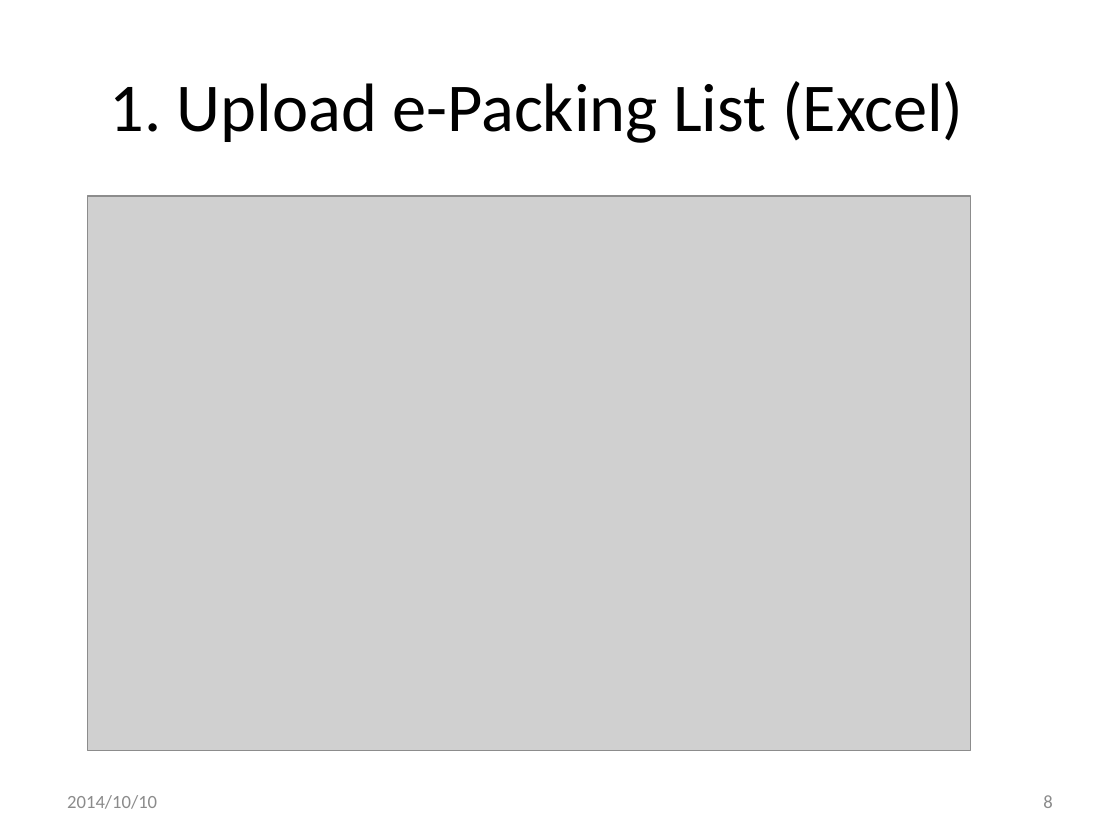
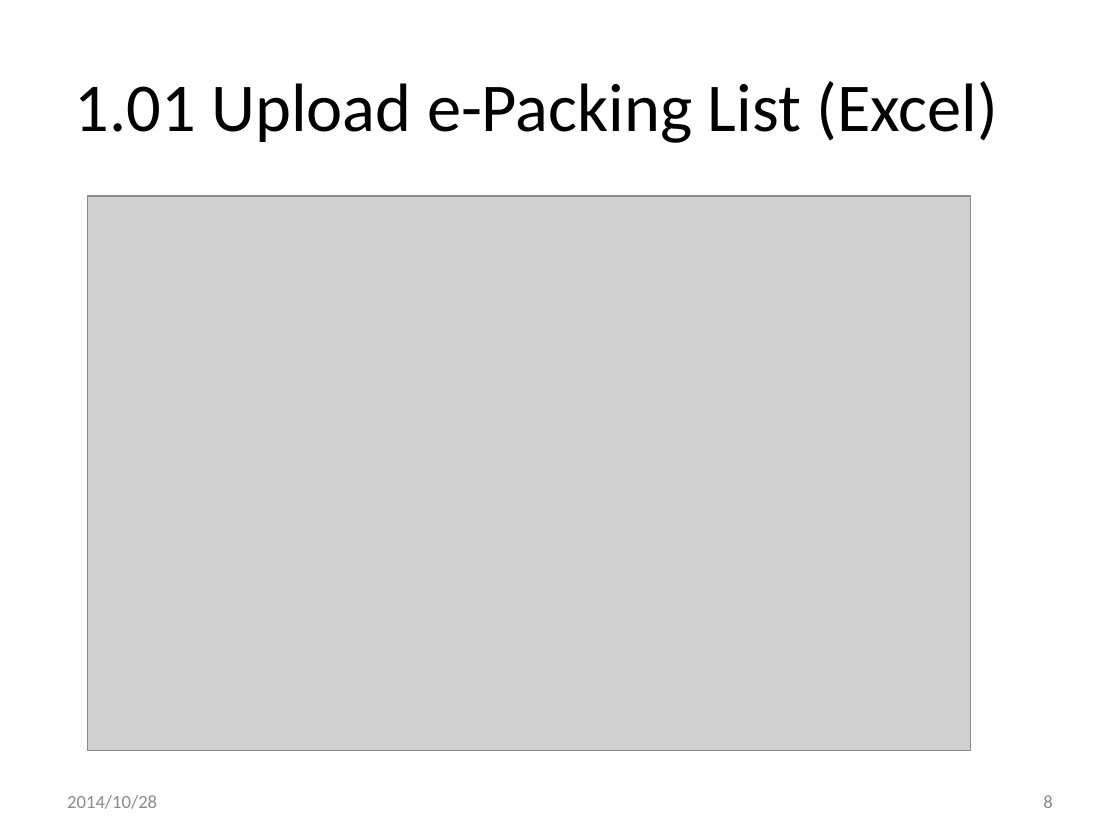
Before and after one commit to xlgwr/pie, a slide deck: slide 8 of FrmPIE/0PackingInformationEntry.pptx. Drawn at 1120x840 pixels with LibreOffice and Linux fonts; fonts in the diff are those of the drawing; grey boxes stand for pictures; background and template pictures are left out. Boxes give left, top, right and bottom in pixels: in the first picture for what was removed or moved away, otherwise in the second. Text is boxed around its words. In the diff, an @@ line names an element or a change of style, - is before the commit and + after.

Commit message:
update help 0PackingInformationEntry

```diff
--- a/FrmPIE/0PackingInformationEntry.pptx
+++ b/FrmPIE/0PackingInformationEntry.pptx
@@ title at (x1=75, y1=81, x2=999, y2=143): text changed @@
-1. Upload e-Packing List (Excel)
+1.01 Upload e-Packing List (Excel)
@@ text at (x1=67, y1=795, x2=157, y2=809): text changed @@
-2014/10/10
+2014/10/28
```
Also in this commit, not shown: 18 other slides changed, 4 slides added, 2 other files.
